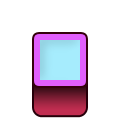
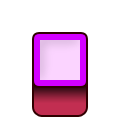
Comparing the layer stacks of the two (120, 120) images. Changes:
painted on "Фигура 2" over [40, 40, 80, 80]
painted on "Фигура 3" over [32, 32, 88, 88]
painted on "Градиентная заливка 1" over [34, 77, 86, 110]
renamed "Фигура 1" to "Фигура 5", showed it, moved it above "Фигура 4", painted on it over [32, 33, 88, 117]
hid "Фигура 4", painted on it over [32, 71, 88, 118]
